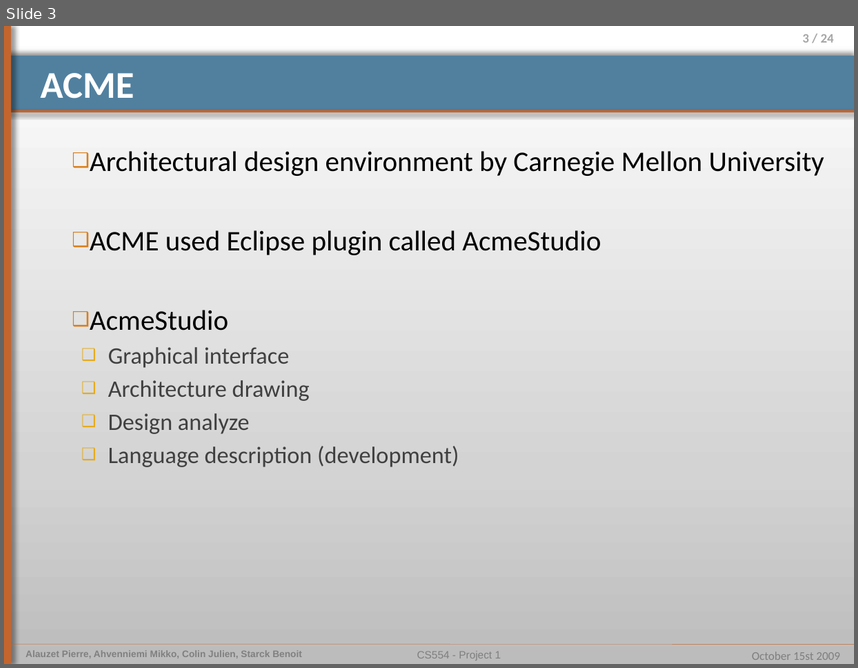
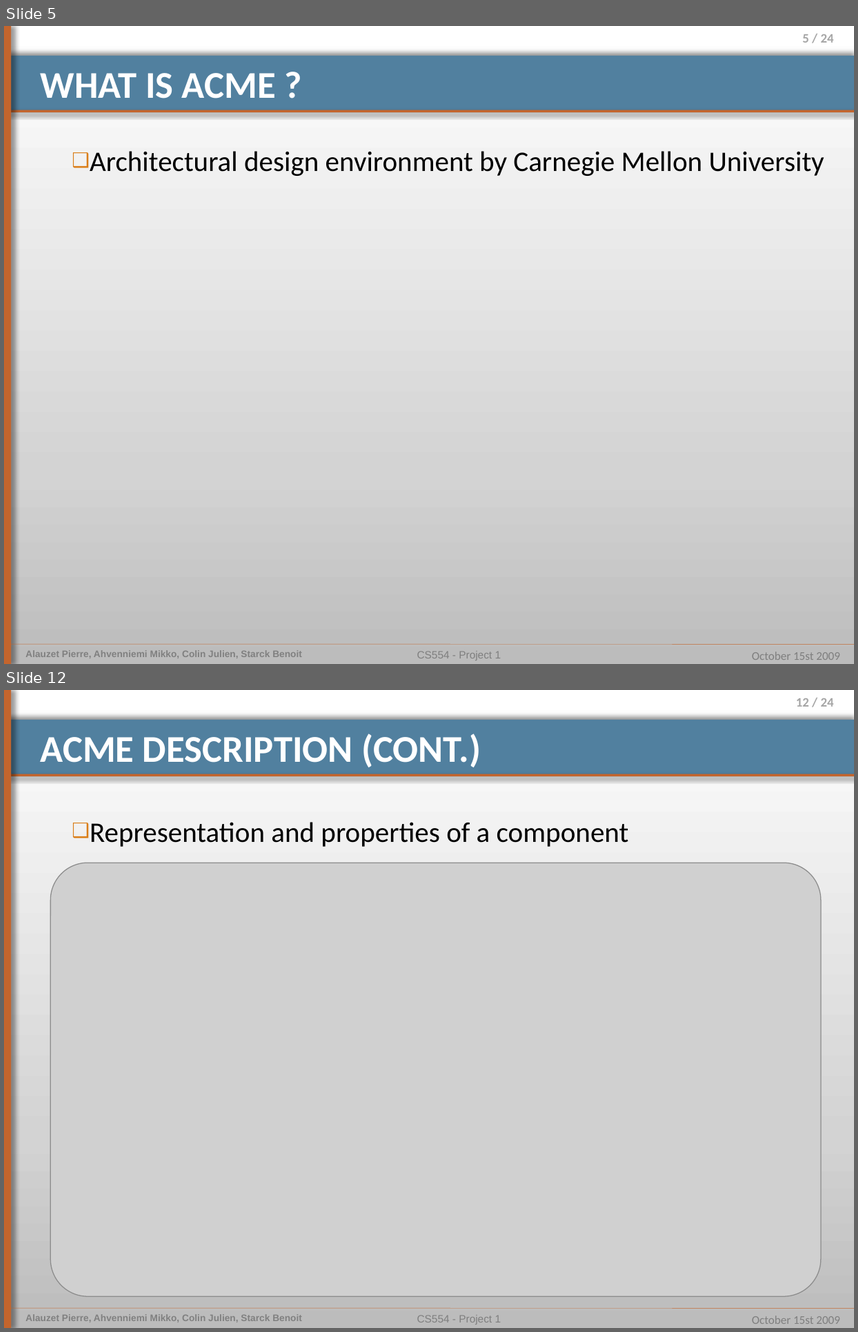
Before and after one commit to pierrealauzet/euroteam, a slide deck: Project 2/Part1/CS554_EuroTeam_Project2_OP4.pptx. Shown one above the other, each under a label of ours: slide 3 before the commit, slides 5 and 12 after it; the slides between them are not shown. The pictures are 858x668 and 858x1332 pixels, drawn with LibreOffice and Linux fonts; fonts in the diff are those of the drawing; grey boxes stand for pictures. Boxes give left, top, right and bottom in pixels: in the first picture for what was removed or moved away, otherwise in the second. Text is boxed around its words. In the diff, an @@ line names an element or a change of style, - is before the commit and + after.

```diff
--- a/Project 2/Part1/CS554_EuroTeam_Project2_OP4.pptx
+++ b/Project 2/Part1/CS554_EuroTeam_Project2_OP4.pptx
@@ slide 12 added at [4, 690, 854, 1328], background gradient #BDBDBD to #D3D3D3 to #FFFFFF; not listed: 9 template elements that a slide beside it also shows @@
@@ title added at [41, 733, 481, 767], 32 pt, text #FFFFFF, bold @@
+ACME DESCRIPTION (CONT.)
@@ text added at [90, 822, 629, 847], 24 pt, text #000000 @@
+❑ Representation and properties of a component
@@ picture added at [51, 862, 821, 1296] @@
@@ what was slide 3 is now slide 5 @@
@@ slide 5 changed as well @@
@@ page number at [802, 34, 834, 43]: text changed @@
-3 / 24
+5 / 24
@@ title at [41, 73, 276, 98]: text changed @@
-ACME
+WHAT IS ACME ?
@@ text at [90, 230, 601, 467]: paragraphs removed @@
-❑ ACME used Eclipse plugin called AcmeStudio
-❑ AcmeStudio
-  ❑ Graphical interface
-  ❑ Architecture drawing
-  ❑ Design analyze
-  ❑ Language description (development)
```
Also in this commit, not shown: 3 other slides changed, 15 other slides added, 2 slides removed, 5 other files.
